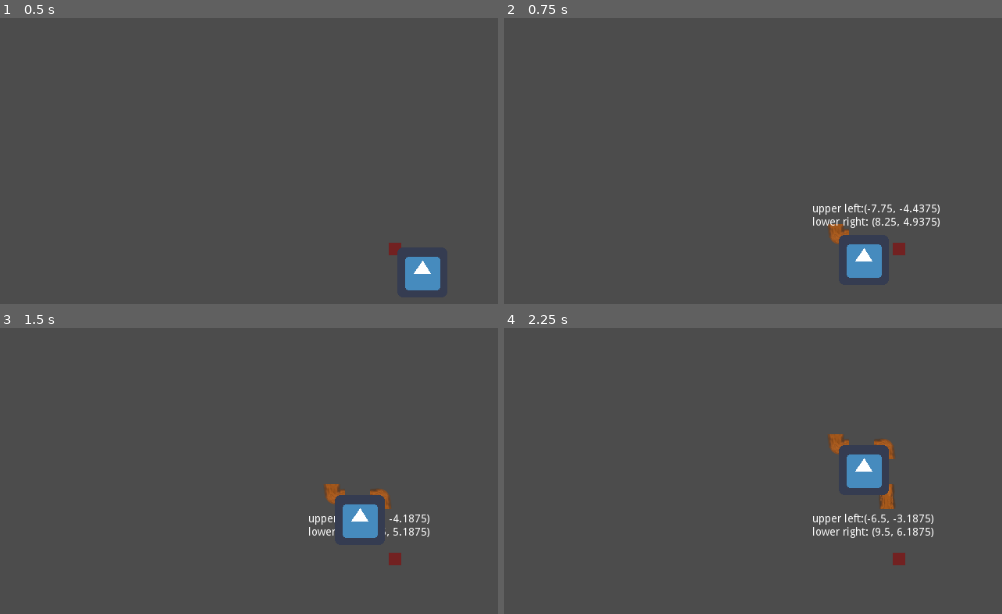
Above: before the commit, frames 1-4 (two rows, left to right).
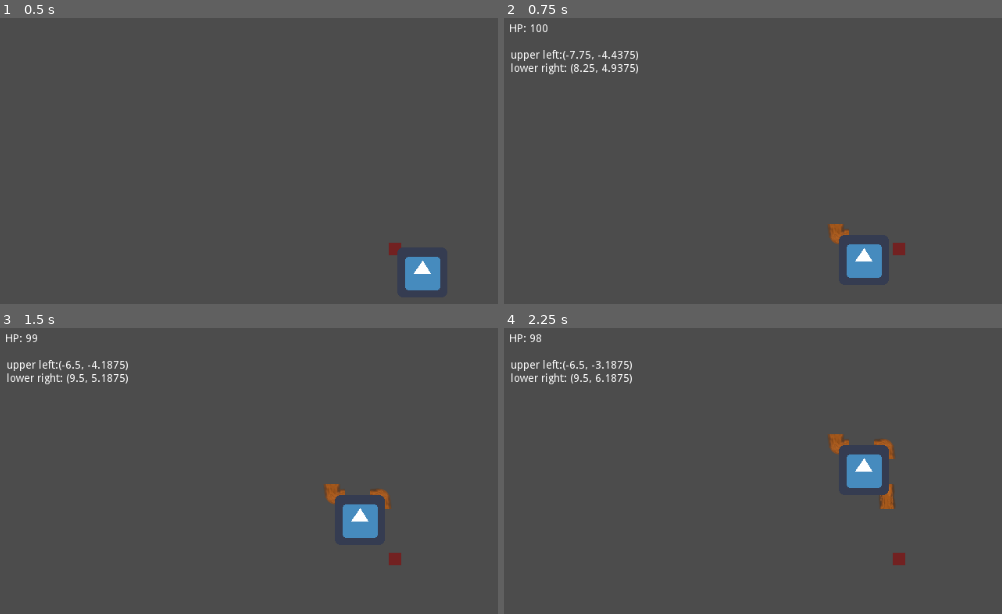
Above: after the commit, the same moments.

Repository: Sushperson/Tree-Simulator-2023
Game: Godot game, scene res://Scenes/World.tscn
Two runs of this game, one before a commit and one after it. Both use one fixed random seed, a clock stepped at 60 frames per second and the inputs below. The engine's default icon, where the game draws it, is replaced by a stand-in: a white triangle on a blue panel in a dark square.
Inputs:
- Up to frame 1 (0.5 s): no input
- Up to frame 2 (0.75 s): tap Enter at 0.5 s; hold D (right) from 0.53 s (still down)
- Up to frame 3 (1.5 s): tap Space at 1.25 s; release D (right) at 1.28 s; hold S (down) from 1.28 s (still down)
- Up to frame 4 (2.25 s): tap Enter at 2 s; release S (down) at 2.03 s; hold D (right) from 2.03 s (still down)

Frame 1 is identical in both runs. In frame 2, 1.5% of the frame differs, in the area x 1-88%, y 2-74%; in frame 3, 1.1%; in frame 4, 1.4%.

Commit message:
Added HUD layer

Diff:
--- a/Tree_sim/Scenes/World.tscn
+++ b/Tree_sim/Scenes/World.tscn
@@ -18,6 +18,7 @@
 [ext_resource path="res://assets/tilemap_sprit/boden1_grass.png" type="Texture" id=16]
 [ext_resource path="res://assets/tilemap_sprit/boden2_grass.png" type="Texture" id=17]
 [ext_resource path="res://assets/sky.png" type="Texture" id=18]
+[ext_resource path="res://Scripts/HUD.gd" type="Script" id=19]
 
 [sub_resource type="TileSet" id=1]
 0/name = "grade_h.png 0"
@@ -228,12 +229,6 @@
 position = Vector2( 16, 16 )
 current = true
 
-[node name="Label" type="Label" parent="Camera2D"]
-margin_left = -111.0
-margin_top = -58.0
-margin_right = -53.0
-margin_bottom = -28.0
-
 [node name="Sprite" type="Sprite" parent="."]
 position = Vector2( 51, 46 )
 texture = ExtResource( 3 )
@@ -251,3 +246,22 @@
 tile_set = SubResource( 2 )
 format = 1
 script = ExtResource( 12 )
+
+[node name="HUD" type="CanvasLayer" parent="."]
+script = ExtResource( 19 )
+
+[node name="Score" type="Label" parent="HUD"]
+margin_right = 40.0
+margin_bottom = 14.0
+
+[node name="HpBar" type="Label" parent="HUD"]
+margin_left = 13.0
+margin_top = 11.0
+margin_right = 73.0
+margin_bottom = 25.0
+
+[node name="DebugCamSize" type="Label" parent="HUD"]
+margin_left = 15.0
+margin_top = 45.0
+margin_right = 73.0
+margin_bottom = 75.0
--- /dev/null
+++ b/Tree_sim/Scripts/HUD.gd
@@ -0,0 +1,15 @@
+extends CanvasLayer
+
+
+# Declare member variables here.
+var hp_bar = 100
+
+
+# Called when the node enters the scene tree for the first time.
+func _ready():
+	pass # Replace with function body.
+
+
+# Called every frame. 'delta' is the elapsed time since the previous frame.
+#func _process(delta):
+#	pass
--- a/Tree_sim/Scripts/World.gd
+++ b/Tree_sim/Scripts/World.gd
@@ -30,8 +30,10 @@
 	player.position = Vector2(player.pos_x * tile_size + tile_size/2, player.pos_y * tile_size + tile_size/2)
 	set_player_tile()
 
-	print(get_node("Camera2D").position)
-	get_node("Camera2D/Label").set_text("upper left:" + str(get_visible_rect().position) + "\n" + "lower right: " + str(get_visible_rect().end))
+	print(get_node("HUD"))
+	get_node("HUD/DebugCamSize").set_text("upper left:" + str(get_visible_rect().position) + "\n" + "lower right: " + str(get_visible_rect().end))
+
+	health()
 
 func set_player_tile():
 	var player = get_node("Player")
@@ -43,3 +45,13 @@
 func get_visible_rect():
 	var camera = get_node("Camera2D")
 	return Rect2((camera.position - (get_viewport_rect().size / 2 * camera.zoom)) / tile_size , get_viewport_rect().size * camera.zoom / tile_size)
+
+
+func health():
+	var HUD = get_node("HUD")
+	var HpLabel = get_node("HUD/HpBar")
+	HpLabel.set_text("HP: " + str(HUD.hp_bar))
+	if HUD.hp_bar > 100:
+		HUD.hp_bar = 100
+	else:
+		HUD.hp_bar -= 1
Not shown: 1 places in Tree_sim/Scenes/World.tscn that only renumber resources
